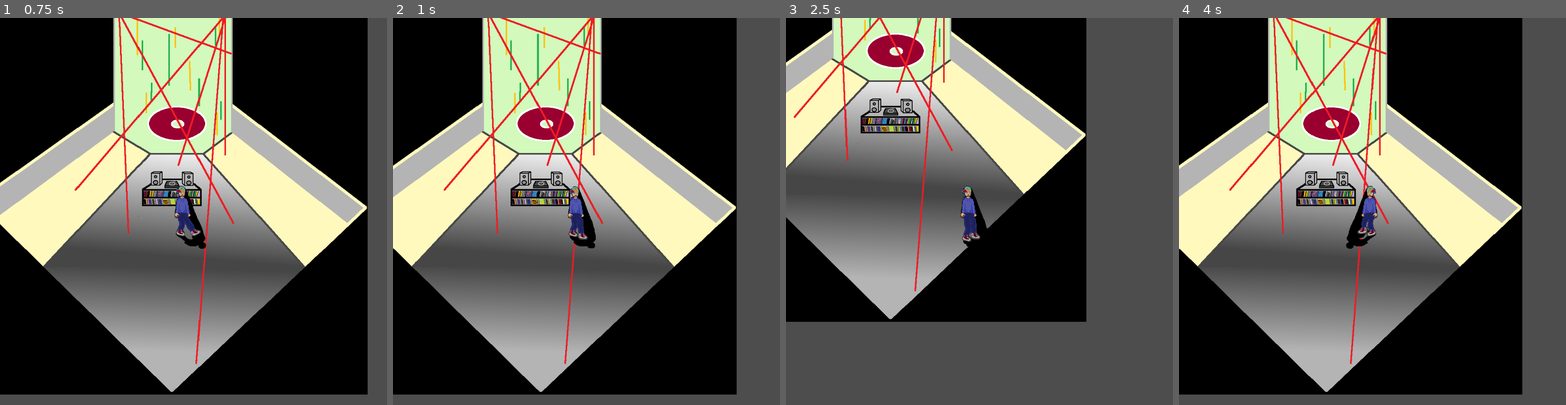
Above: before the commit, frames 1-4 (left to right).
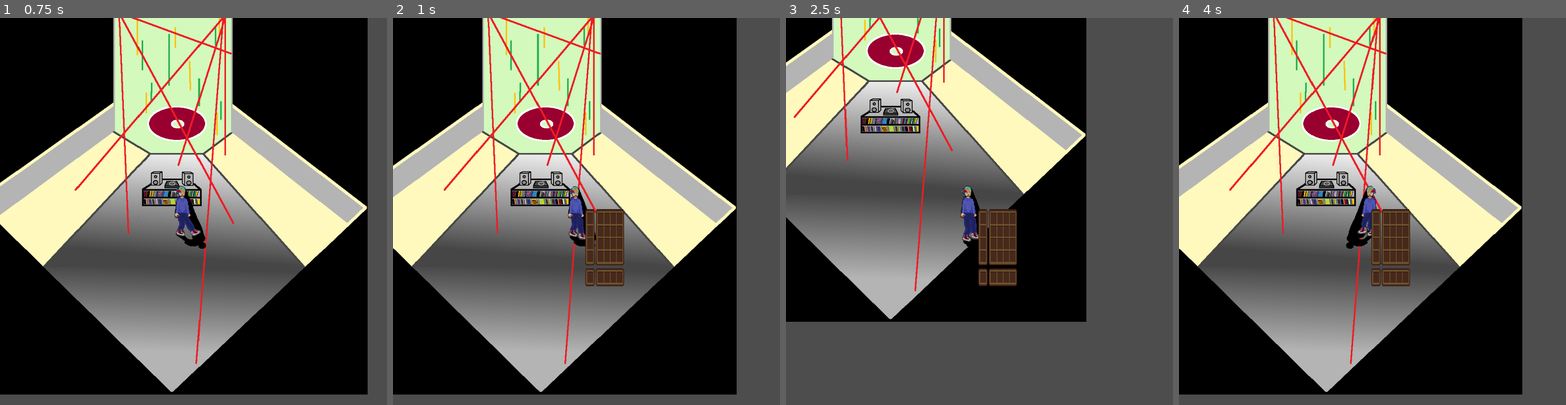
Above: after the commit, the same moments.

Repository: LucianKennelly/TheVinylVillians
Game: Godot game, scene res://world.tscn
Same seed, same stepped clock (60 frames per second), same inputs: the game is played once before the commit and once after it.
Inputs (mouse positions are in pixels of both pictures, inside the frame that each line leads up to):
- Up to frame 1 (0.75 s): tap Enter at 0.5 s; move the mouse to (278, 192) at 0.52 s; press the mouse at (278, 192) at 0.53 s; hold D (Right) from 0.53 s (still down)
- Up to frame 2 (1 s): keep holding D (Right); tap E (interact, bound only after the commit) at 0.8 s
- Up to frame 3 (2.5 s): move the mouse to (902, 230) at 1.27 s; release D (Right) at 1.28 s; release the mouse at (902, 230) at 1.28 s; hold S (Down) 1.28-2.03 s; tap E (interact, bound only after the commit) at 1.35, 2.3 s; click (902, 230) at 1.55 s; move the mouse to (1018, 126) at 2.02 s; press the mouse at (1018, 126) at 2.03 s; hold D (Right) from 2.03 s (still down)
- Up to frame 4 (4 s): move the mouse to (1353, 288) at 2.77 s; release D (Right) at 2.78 s; release the mouse at (1353, 288) at 2.78 s; hold W (Up) 2.78-3.53 s; tap E (interact, bound only after the commit) at 2.85, 3.8 s; click (1353, 288) at 3.05 s; move the mouse to (1488, 269) at 3.52 s; press the mouse at (1488, 269) at 3.53 s; hold A (Left) from 3.53 s (still down)

Frame 1 is identical in both runs. In frame 2, 1.9% of the frame differs, in the area x 49-60%, y 49-70%; in frame 3, 1.8%; in frame 4, 1.9%.

Commit message:
Added basic inventory functionality

Diff:
--- /dev/null
+++ b/interaction/InteractionManager.tscn
@@ -0,0 +1,21 @@
+[gd_scene load_steps=3 format=3 uid="uid://beu1xyt8p1o3o"]
+
+[ext_resource type="FontFile" uid="uid://d08swaa6swalf" path="res://fonts/LaFemmeMakita.otf" id="1_8gi8d"]
+[ext_resource type="Script" path="res://interaction/interaction_manager.gd" id="1_17wla"]
+
+[node name="InteractionManager" type="Node2D"]
+script = ExtResource("1_17wla")
+
+[node name="Label" type="Label" parent="."]
+z_index = 30
+anchors_preset = 5
+anchor_left = 0.5
+anchor_right = 0.5
+offset_left = -20.0
+offset_right = 20.0
+offset_bottom = 23.0
+grow_horizontal = 2
+theme_override_fonts/font = ExtResource("1_8gi8d")
+text = "[E]"
+horizontal_alignment = 1
+vertical_alignment = 1
--- /dev/null
+++ b/interaction/interaction_area/interaction_area.gd
@@ -0,0 +1,15 @@
+extends Area2D
+class_name InteractionArea
+@export var action_name : String = "interact"
+# Called when the node enters the scene tree for the first time.
+var interact: Callable = func():
+	pass
+
+
+
+
+func _on_body_entered(body: Node2D) -> void:
+	InteractionManager.register_area(self)
+
+func _on_body_exited(body: Node2D) -> void:
+	InteractionManager.unresgister_area(self)
--- /dev/null
+++ b/interaction/interaction_area/interaction_area.tscn
@@ -0,0 +1,11 @@
+[gd_scene load_steps=2 format=3 uid="uid://ci0whuteqfpti"]
+
+[ext_resource type="Script" path="res://interaction/interaction_area/interaction_area.gd" id="1_5355x"]
+
+[node name="InteractionArea" type="Area2D"]
+collision_layer = 0
+collision_mask = 2
+script = ExtResource("1_5355x")
+
+[connection signal="body_entered" from="." to="." method="_on_body_entered"]
+[connection signal="body_exited" from="." to="." method="_on_body_exited"]
--- /dev/null
+++ b/interaction/interaction_manager.gd
@@ -0,0 +1,37 @@
+extends Node2D
+@onready var player = get_tree().get_first_node_in_group("player")
+@onready var label = $Label
+
+const base_text = "[E]"
+
+var active_areas = []
+var can_interact =true
+# Called when the node enters the scene tree for the first time.
+func register_area(area: InteractionArea):
+	active_areas.push_back(area)
+func unregister_area(area: InteractionArea):
+	var index = active_areas.find(area)
+	if index != -1:
+		active_areas.remove_at(index)
+func _process(delta):
+		if active_areas.size() > 0 && can_interact:
+			active_areas.sort_custom(_sort_by_distance_to_player)
+			label.text = base_text + active_areas[0].action_name
+			label.global_position = active_areas[0].global_position
+			label.global_position.y -= 36
+			label.global_position.x -= label.size.x / 2
+			label.show()
+		else:
+			label.hide()
+func _sort_by_distance_to_player(area1, area2):
+	var area1_to_player = player.global_position.distance_to(area1.global_position)
+	var area2_to_player = player.global_position.distance_to(area2.global_position)
+	return area1_to_player < area2_to_player
+func _input(event):
+	if event.is_action_pressed("interact") && can_interact:
+		if active_areas.size() >0:
+			can_interact = false
+			label.hide()
+
+			await active_areas[0].interact.call()
+			can_interact = true
--- /dev/null
+++ b/inv_ui.gd
@@ -0,0 +1,11 @@
+extends Control
+
+
+# Called when the node enters the scene tree for the first time.
+func _ready() -> void:
+	pass # Replace with function body.
+
+
+# Called every frame. 'delta' is the elapsed time since the previous frame.
+func _process(delta: float) -> void:
+	pass
--- /dev/null
+++ b/inventory/inv_ui.gd
@@ -0,0 +1,19 @@
+extends Control
+
+var is_open = false
+# Called when the node enters the scene tree for the first time.
+func _ready() -> void:
+	close()
+func close():
+	visible = false
+	is_open = false
+func open():
+	self.visible = true
+	is_open = true
+# Called every frame. 'delta' is the elapsed time since the previous frame.
+func _process(delta: float) -> void:
+	if Input.is_action_just_pressed("interact"):
+		if is_open:
+			close()
+		else:
+			open()
--- /dev/null
+++ b/inventory/inv_ui.tscn
@@ -0,0 +1,18 @@
+[gd_scene load_steps=3 format=3 uid="uid://cqq4scm2wikir"]
+
+[ext_resource type="Script" path="res://inventory/inv_ui.gd" id="1_txs1x"]
+[ext_resource type="Texture2D" uid="uid://c3vdugd51m2v1" path="res://inventory/InventorySlots.png" id="2_83ytx"]
+
+[node name="Inv_UI" type="Control"]
+layout_mode = 3
+anchors_preset = 0
+offset_right = 40.0
+offset_bottom = 40.0
+script = ExtResource("1_txs1x")
+
+[node name="NinePatchRect" type="NinePatchRect" parent="."]
+layout_mode = 0
+offset_right = 100.0
+offset_bottom = 200.0
+texture = ExtResource("2_83ytx")
+region_rect = Rect2(3.57936, -0.730078, 104.511, 104.192)
--- /dev/null
+++ b/inventory/inventory_item.gd
@@ -0,0 +1,6 @@
+extends Resource
+
+class_name InvItem
+
+@export var name: String = ""
+@export var texture: Texture2D
--- /dev/null
+++ b/inventory/items/record.tres
@@ -0,0 +1,9 @@
+[gd_resource type="Resource" script_class="InvItem" load_steps=3 format=3 uid="uid://b2m0esn562o8j"]
+
+[ext_resource type="Script" path="res://inventory/inventory_item.gd" id="1_hngls"]
+[ext_resource type="Texture2D" uid="uid://dcedhjpiyog60" path="res://inventory/download.png" id="2_6lyfo"]
+
+[resource]
+script = ExtResource("1_hngls")
+name = "Record"
+texture = ExtResource("2_6lyfo")
--- /dev/null
+++ b/inventory/player_inventory.tres
@@ -0,0 +1,9 @@
+[gd_resource type="Resource" script_class="Inv" load_steps=4 format=3 uid="uid://c1wossfpwvl4e"]
+
+[ext_resource type="Script" path="res://inventory/inventory_item.gd" id="1_rwsnw"]
+[ext_resource type="Resource" uid="uid://b2m0esn562o8j" path="res://inventory/items/record.tres" id="2_x54bh"]
+[ext_resource type="Script" path="res://resource.gd" id="3_c8l74"]
+
+[resource]
+script = ExtResource("3_c8l74")
+items = Array[ExtResource("1_rwsnw")]([ExtResource("2_x54bh"), null, null, null])
--- a/kanye.gd
+++ b/kanye.gd
@@ -4,7 +4,7 @@
 const SPEED = 600
 const JUMP_VELOCITY = -400.0
 @onready var path_follow : PathFollow2D = $Path2D/PathFollow2D
-@onready var kanye = $Path2D/PathFollow2D/Kanye/KanyeAnimate
+@onready var kanye = $KanyeAnimate
 @onready var speed = 100
 func _process(delta: float) -> void:
 	pass
@@ -25,5 +25,5 @@
 	kanye.play("Idle")
 func handle_hit():
 	if kanye.animation == "Idle":
-		$Path2D/PathFollow2D/KanteKanyeAnimate.play("Damaged")
+		kanye.play("Damaged")
 	#print("enemy was hit!")
--- a/player.gd
+++ b/player.gd
@@ -4,10 +4,13 @@
 var has_bump =true
 var speed = 250
 var normal_speed = 0.5
+@export var inv: Inv
 @onready var punch = $PunchBox
 func _physics_process(delta):
 	player_movement(delta)
 func player_movement(delta):
+
+	connect("justpunched",justpunched)
 	#$player.connect("justpunched",justpunched)
 	var collision_info = move_and_collide(velocity * delta * normal_speed)
 	if Input.is_action_pressed("Up"):
@@ -26,7 +29,7 @@
 		$AnimatedSprite2D.play("Run")
 		velocity.x = speed
 		velocity.y = 0
-	elif Input.is_action_pressed("Punch"):
+	elif Input.is_action_pressed("Punch") and can_punch:
 		$AnimatedSprite2D.play("Punch")
 		#punch.attack()
 		velocity.y = 0
@@ -50,4 +53,13 @@
 
 	move_and_collide(velocity * delta * normal_speed)
 func justpunched() -> void:
-	can_punch = false
+	if $AnimatedSprite2D.animation == "punch":
+		can_punch = false
+	else:
+		can_punch = true
+
+func _ready():
+	pass
+	#sprite.flip_h = true if interaction_area.get_overlapping_bodies()[0].global_position.x < global_position.x else await DialogManager.dialog_finished
+func _on_punch_box_justpunched() -> void:
+	pass # Replace with function body.
--- a/project.godot
+++ b/project.godot
@@ -18,6 +18,10 @@
 [audio]
 
 buses/default_bus_layout=""
+
+[autoload]
+
+InteractionManager="*res://interaction/InteractionManager.tscn"
 
 [display]
 
@@ -52,6 +56,11 @@
 "events": [Object(InputEventMouseButton,"resource_local_to_scene":false,"resource_name":"","device":-1,"window_id":0,"a …(258 unchanged characters)…
 ]
 }
+interact={
+"deadzone": 0.5,
+"events": [Object(InputEventKey,"resource_local_to_scene":false,"resource_name":"","device":-1,"window_id":0,"alt_pressed":false,"shift_pressed":false,"ctrl_pressed":false,"meta_pressed":false,"pressed":false,"keycode":0,"physical_keycode":69,"key_label":0,"unicode":101,"location":0,"echo":false,"script":null)
+]
+}
 
 [rendering]
 
--- a/punch_box.gd
+++ b/punch_box.gd
@@ -9,6 +9,7 @@
 
 
 func _on_body_entered(body: Node2D) -> void:
+
 	if body.has_method("handle_hit"):#and $player/AnimatedSprite2D.play("Punch") == true:
 		justpunched
 		body.handle_hit()
--- /dev/null
+++ b/record_player_2.gd
@@ -0,0 +1,12 @@
+extends StaticBody2D
+
+@onready var interaction_area = $"interaction_area"
+# Called when the node enters the scene tree for the first time.
+func _ready() -> void:
+	interaction_area.interact = Callable(self, "donothing")
+
+# Called every frame. 'delta' is the elapsed time since the previous frame.
+func _process(delta: float) -> void:
+	pass
+func donothing():
+	pass
--- /dev/null
+++ b/resource.gd
@@ -0,0 +1,5 @@
+extends Resource
+
+class_name Inv
+
+@export var items: Array[InvItem]
--- a/world.gd
+++ b/world.gd
@@ -1,12 +1,19 @@
 extends Node2D
 
+const lines: Array[String] = [
+	"[E]"
+]
+@onready var Record_Player: InteractionArea = $Record_Player/interaction_area
+@onready var interact_sound = preload("res://WeirdSong(forlobby).mp3")
+@onready var playersprite = $player/AnimatedSprite2D
 @onready var Kanye = $Enemy/Path2D/PathFollow2D/Kanye/KanyeAnimate
 # Called when the node enters the scene tree for the first time.
-func _ready() -> void:
+func _ready():
 	$player.position = Vector2(500, 500)
 	$player/AnimatedSprite2D.play("Idle")
 	Kanye.play("default")
 	$AudioStreamPlayer2D.play
+	#Record_Player.interact = Callable(self, "_on_interact")
 	#$Kanye.position = Vector2(500, -500)
 # Called every frame. 'delta' is the elapsed time since the previous frame.
 func _process(delta: float) -> void:
@@ -14,3 +21,6 @@
 func changecamera() -> void:
 	print("here")
 	$Camera2D.y = -500
+
+func _on_interact():
+	Record_Player.start_dialog(global_position, lines, interact_sound)
--- a/world.tscn
+++ b/world.tscn
@@ -1,19 +1,23 @@
-[gd_scene load_steps=49 format=3 uid="uid://cvefu1l77vj3a"]
+[gd_scene load_steps=53 format=3 uid="uid://cvefu1l77vj3a"]
 
 [ext_resource type="Script" path="res://player.gd" id="1_lbno2"]
 [ext_resource type="Script" path="res://world.gd" id="1_s5duy"]
 [ext_resource type="Script" path="res://punch_box.gd" id="3_f7cgm"]
 [ext_resource type="Texture2D" uid="uid://c03qx5g2f2d6h" path="res://art/Idle.png" id="3_ikqia"]
+[ext_resource type="Resource" uid="uid://c1wossfpwvl4e" path="res://inventory/player_inventory.tres" id="3_pdq5y"]
 [ext_resource type="Texture2D" uid="uid://dxt7plm76w4cq" path="res://art/MainRoom.png" id="4_8nstu"]
 [ext_resource type="Texture2D" uid="uid://dxyy7ep88cy6r" path="res://art/Punch.png" id="4_ia2er"]
 [ext_resource type="Texture2D" uid="uid://cn2c2lumkfc47" path="res://art/Run3.png" id="5_l6fee"]
 [ext_resource type="Texture2D" uid="uid://dou6ywwp80v0s" path="res://art/KanyeRoom.png" id="5_r4n1o"]
 [ext_resource type="Texture2D" uid="uid://caf04xqg4a1gr" path="res://art/Kanye.png" id="6_tj1uc"]
 [ext_resource type="Script" path="res://next_scene.gd" id="8_b1ebc"]
+[ext_resource type="PackedScene" uid="uid://cqq4scm2wikir" path="res://inventory/inv_ui.tscn" id="8_kk1wc"]
 [ext_resource type="Script" path="res://kanye.gd" id="9_57f14"]
 [ext_resource type="Texture2D" uid="uid://cttmiepaovt2h" path="res://pixilart-sprite (5).png" id="10_6jgvn"]
 [ext_resource type="Script" path="res://enemy.gd" id="11_b6eew"]
 [ext_resource type="AudioStream" uid="uid://ba25bgqvbuw7e" path="res://tendrils.mp3" id="12_r5hwj"]
+[ext_resource type="Script" path="res://record_player_2.gd" id="15_80l2a"]
+[ext_resource type="Script" path="res://interaction/interaction_area/interaction_area.gd" id="15_cx0ya"]
 
 [sub_resource type="RectangleShape2D" id="RectangleShape2D_b2lxw"]
 size = Vector2(32.7895, 122)
@@ -242,8 +246,9 @@
 script = ExtResource("1_s5duy")
 
 [node name="player" type="CharacterBody2D" parent="."]
-collision_priority = 2.0
+collision_layer = 2
 script = ExtResource("1_lbno2")
+inv = ExtResource("3_pdq5y")
 
 [node name="CollisionShape2D" type="CollisionShape2D" parent="player"]
 position = Vector2(-20.866, 11)
@@ -264,6 +269,8 @@
 sprite_frames = SubResource("SpriteFrames_tkq1a")
 animation = &"Punch"
 frame_progress = 0.248025
+
+[node name="Inv_UI" parent="player" instance=ExtResource("8_kk1wc")]
 
 [node name="MainRoom" type="TextureRect" parent="."]
 show_behind_parent = true
@@ -311,21 +318,6 @@
 position = Vector2(674.685, 132)
 shape = SubResource("RectangleShape2D_5u4iv")
 
-[node name="RecordPlayer" type="StaticBody2D" parent="."]
-top_level = true
-texture_filter = 1
-position = Vector2(497, 457)
-scale = Vector2(2, 2)
-disable_mode = 2
-
-[node name="CollisionPolygon2D" type="CollisionPolygon2D" parent="RecordPlayer"]
-z_index = -1
-y_sort_enabled = true
-position = Vector2(-1.10929, 14.3756)
-scale = Vector2(0.981419, 1.62367)
-build_mode = 1
-polygon = PackedVector2Array(39.3403, -3.61871, 24.0563, -11.9332, -19.7578, -11.9332, -37.0797, -3.61871)
-
 [node name="NextScene" type="StaticBody2D" parent="."]
 collision_layer = 2
 collision_mask = 2
@@ -347,9 +339,9 @@
 texture = ExtResource("5_r4n1o")
 stretch_mode = 2
 
-[node name="KanyeRoom2" type="StaticBody2D" parent="."]
-
-[node name="CollisionPolygon2D" type="CollisionPolygon2D" parent="KanyeRoom2"]
+[node name="KanyeRoomBorder" type="StaticBody2D" parent="."]
+
+[node name="CollisionPolygon2D" type="CollisionPolygon2D" parent="KanyeRoomBorder"]
 polygon = PackedVector2Array(345.78, 0, 343.793, -247, 4.9681, -513, 497.804, -991, 998.589, -501, 654.796, -247, 650.822, -2, 724.35, -257, 1054.23, -472, 542.517, -1010, 413.346, -1022, -91.4131, -484, 295.105, -114, 326.901, -2, 337.831, 12)
 
 [node name="AudioStreamPlayer2D" type="AudioStreamPlayer2D" parent="."]
@@ -373,11 +365,11 @@
 [node name="Kanye" type="CharacterBody2D" parent="Enemy/Path2D/PathFollow2D"]
 position = Vector2(482.069, -363.206)
 rotation = -2.60383
+collision_mask = 2
 script = ExtResource("9_57f14")
 
 [node name="KanyeAnimate" type="AnimatedSprite2D" parent="Enemy/Path2D/PathFollow2D/Kanye"]
 position = Vector2(508.734, -444)
-scale = Vector2(1, 1)
 sprite_frames = SubResource("SpriteFrames_1r1pb")
 animation = &"Damaged"
 autoplay = "Idle"
@@ -386,4 +378,23 @@
 position = Vector2(515.689, -440)
 shape = SubResource("RectangleShape2D_cu2bv")
 
+[node name="Record Player" type="StaticBody2D" parent="."]
+script = ExtResource("15_80l2a")
+
+[node name="interaction_area" type="Area2D" parent="Record Player"]
+script = ExtResource("15_cx0ya")
+
+[node name="CollisionPolygon2D" type="CollisionPolygon2D" parent="Record Player/interaction_area"]
+position = Vector2(491.626, 485.751)
+scale = Vector2(1.95032, 3.24734)
+build_mode = 1
+polygon = PackedVector2Array(39.3403, -3.61871, 24.0563, -11.9332, -19.7578, -11.9332, -37.0797, -3.61871)
+
+[node name="CollisionPolygon2D" type="CollisionPolygon2D" parent="Record Player"]
+position = Vector2(491.626, 485.751)
+scale = Vector2(1.95032, 3.24734)
+build_mode = 1
+polygon = PackedVector2Array(39.3403, -3.61871, 24.0563, -11.9332, -19.7578, -11.9332, -37.0797, -3.61871)
+
 [connection signal="body_entered" from="player/PunchBox" to="player/PunchBox" method="_on_body_entered"]
+[connection signal="justpunched" from="player/PunchBox" to="player" method="_on_punch_box_justpunched"]
Binary file added: inventory/InventorySlots.png
Not shown, added: inventory/InventorySlots.png.import
Binary file added: inventory/download.png
Not shown, added: inventory/download.png.import
